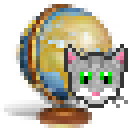
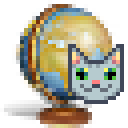
Comparing the layer stacks of the two 128x128 images. Changes:
added layer "Копия 16x16.png" above "PGE" over 68, 44, 124, 104
hid "PGE" over 64, 44, 128, 108
